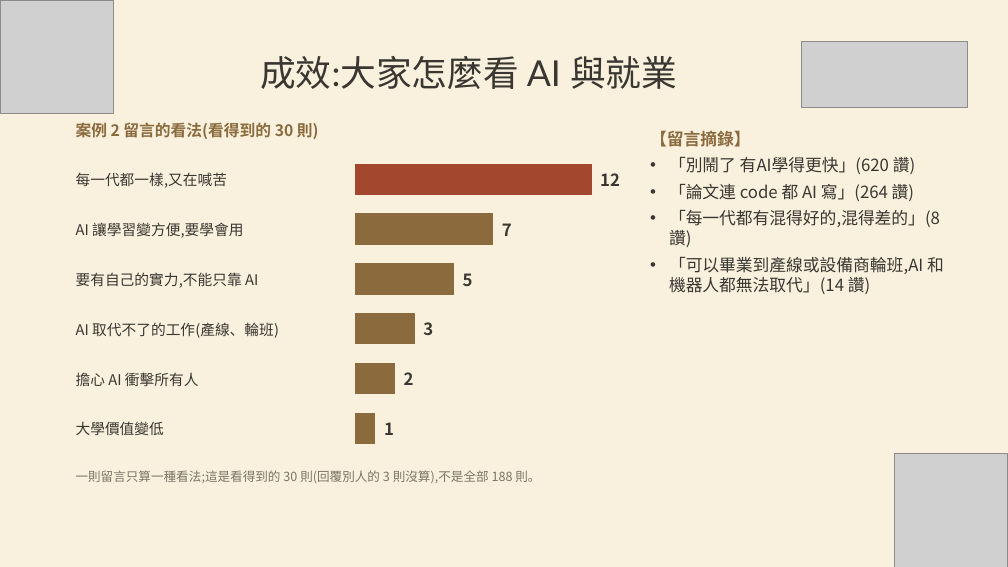
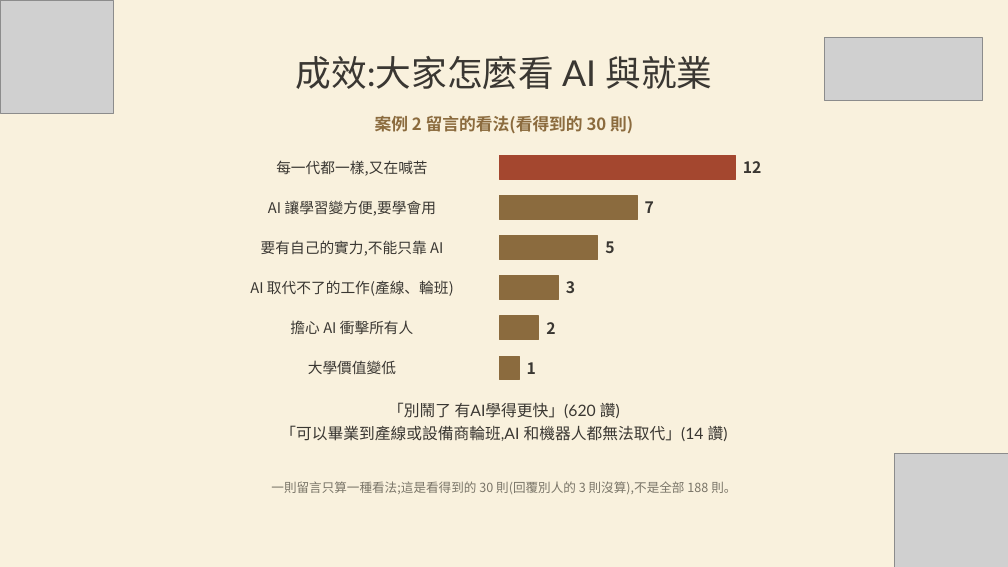
Before and after one commit to tobychien/project-hub, a slide deck: slide 6 of deliverables/邱偉浩-元智大學-10月B.pptx. Drawn at 1008x567 pixels with LibreOffice and Linux fonts; fonts in the diff are those of the drawing; grey boxes stand for pictures. Boxes give left, top, right and bottom in pixels: in the first picture for what was removed or moved away, otherwise in the second. Text is boxed around its words. In the diff, an @@ line names an element or a change of style, - is before the commit and + after.

```diff
--- a/deliverables/邱偉浩-元智大學-10月B.pptx
+++ b/deliverables/邱偉浩-元智大學-10月B.pptx
@@ text "成效:大家怎麼看 AI 與就業": place and size @@
-text "成效:大家怎麼看 AI 與就業" at (260, 56, 677, 89)
+text "成效:大家怎麼看 AI 與就業" at (296, 56, 712, 89)
@@ picture: place and size @@
-picture at (802, 42, 968, 107)
+picture at (824, 38, 983, 101)
@@ text "案例 2 留言的看法(看得到的 30 則)": place and size @@
-text "案例 2 留言的看法(看得到的 30 則)" at (76, 122, 319, 139)
+text "案例 2 留言的看法(看得到的 30 則)" at (375, 116, 633, 133)
@@ text "案例 2 留言的看法(看得到的 30 則)" at (375, 116, 633, 133): size 15 to 16 pt; alignment left to centre; more space between paragraphs @@
@@ text at (650, 130, 750, 147): paragraph removed @@
-【留言摘錄】
@@ text "每一代都一樣,又在喊苦": place and size @@
-text "每一代都一樣,又在喊苦" at (76, 172, 227, 188)
+text "每一代都一樣,又在喊苦" at (276, 160, 427, 176)
@@ rectangle: place and size @@
-rectangle at (355, 164, 591, 194)
+rectangle at (500, 156, 736, 179)
@@ text "12": place and size @@
-text "12" at (600, 173, 620, 186)
+text "12" at (743, 161, 762, 173)
@@ text "AI 讓學習變方便,要學會用": place and size @@
-text "AI 讓學習變方便,要學會用" at (76, 222, 243, 238)
+text "AI 讓學習變方便,要學會用" at (268, 200, 436, 216)
@@ rectangle: place and size @@
-rectangle at (355, 214, 493, 244)
+rectangle at (500, 196, 637, 219)
@@ text "7": place and size @@
-text "7" at (502, 223, 512, 236)
+text "7" at (645, 201, 654, 213)
@@ text at (669, 184, 940, 247): paragraphs removed @@
-• 「論文連 code 都 AI 寫」(264 讚)
-• 「每一代都有混得好的,混得差的」(8 讚)
@@ text "要有自己的實力,不能只靠 AI": place and size @@
-text "要有自己的實力,不能只靠 AI" at (76, 272, 258, 288)
+text "要有自己的實力,不能只靠 AI" at (261, 240, 443, 256)
@@ rectangle: place and size @@
-rectangle at (355, 264, 454, 294)
+rectangle at (500, 236, 598, 259)
@@ text "5": place and size @@
-text "5" at (463, 273, 473, 286)
+text "5" at (605, 241, 614, 253)
@@ text "AI 取代不了的工作(產線、輪班)": place and size @@
-text "AI 取代不了的工作(產線、輪班)" at (76, 322, 279, 338)
+text "AI 取代不了的工作(產線、輪班)" at (250, 280, 454, 296)
@@ rectangle: place and size @@
-rectangle at (355, 314, 414, 344)
+rectangle at (500, 276, 559, 299)
@@ text "3": place and size @@
-text "3" at (423, 322, 433, 335)
+text "3" at (566, 281, 575, 293)
@@ text "擔心 AI 衝擊所有人": place and size @@
-text "擔心 AI 衝擊所有人" at (76, 372, 199, 386)
+text "擔心 AI 衝擊所有人" at (290, 320, 414, 334)
@@ rectangle: place and size @@
-rectangle at (355, 364, 395, 394)
+rectangle at (500, 316, 539, 340)
@@ text "2": place and size @@
-text "2" at (404, 372, 414, 385)
+text "2" at (546, 322, 555, 334)
@@ alignment left to centre in 6 elements at (276, 160, 427, 176), (268, 200, 436, 216), (261, 240, 443, 256), (250, 280, 454, 296), (290, 320, 414, 334), (308, 360, 396, 374) @@
@@ text "大學價值變低": place and size @@
-text "大學價值變低" at (76, 421, 164, 435)
+text "大學價值變低" at (308, 360, 396, 374)
@@ rectangle: place and size @@
-rectangle at (355, 414, 375, 444)
+rectangle at (500, 356, 520, 380)
@@ size 16 to 15 pt in 6 elements at (743, 161, 762, 173), (645, 201, 654, 213), (605, 241, 614, 253), (566, 281, 575, 293), (546, 322, 555, 334), (527, 362, 536, 374) @@
@@ text "1": place and size @@
-text "1" at (384, 422, 394, 435)
+text "1" at (527, 362, 536, 374)
@@ text "「別鬧了 有AI學得更快」(620 讚)": place and size @@
-text "「別鬧了 有AI學得更快」(620 讚)" at (650, 130, 944, 294)
+text "「別鬧了 有AI學得更快」(620 讚)" at (280, 402, 728, 441)
@@ text "「別鬧了 有AI學得更快」(620 讚)" at (280, 402, 728, 441): size 16 to 15 pt, font Noto Sans CJK TC to Lato; alignment left to centre; bullet • to none; less space between paragraphs @@
@@ text "一則留言只算一種看法;這是看得到的 30 則(回覆別人的 3 則沒算),不是全部 ...": place and size @@
-text "一則留言只算一種看法;這是看得到的 30 則(回覆別人的 3 則沒算),不是全部 ..." at (76, 470, 540, 483)
+text "一則留言只算一種看法;這是看得到的 30 則(回覆別人的 3 則沒算),不是全部 ..." at (271, 481, 736, 494)
@@ text "一則留言只算一種看法;這是看得到的 30 則(回覆別人的 3 則沒算),不是全部 ..." at (271, 481, 736, 494): alignment left to centre; more space between paragraphs @@
```
Also in this commit, not shown: 7 other slides changed, 1 slide added, 1 slide removed, 1 other file.
